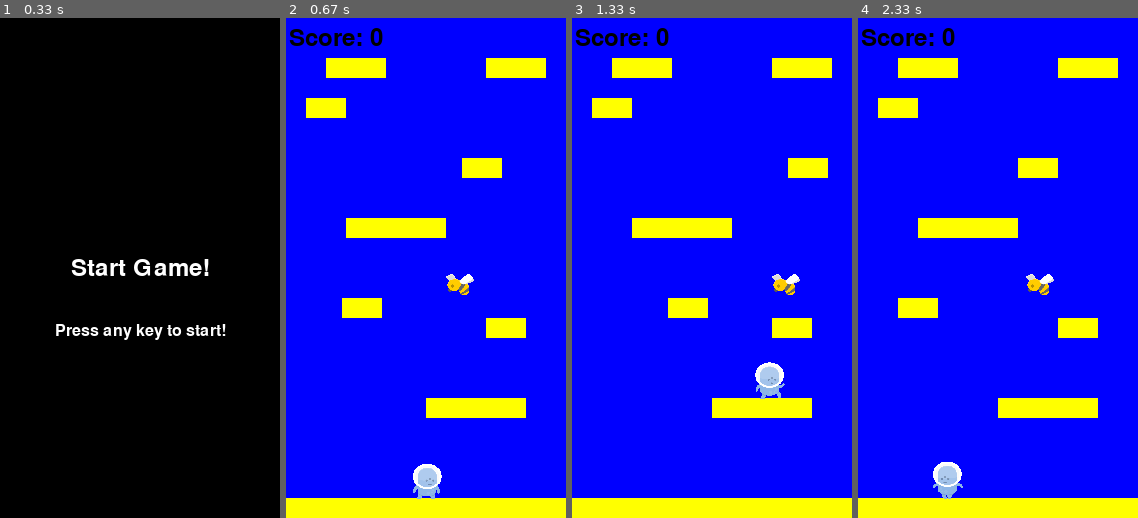
Above: before the commit, frames 1-4 (left to right).
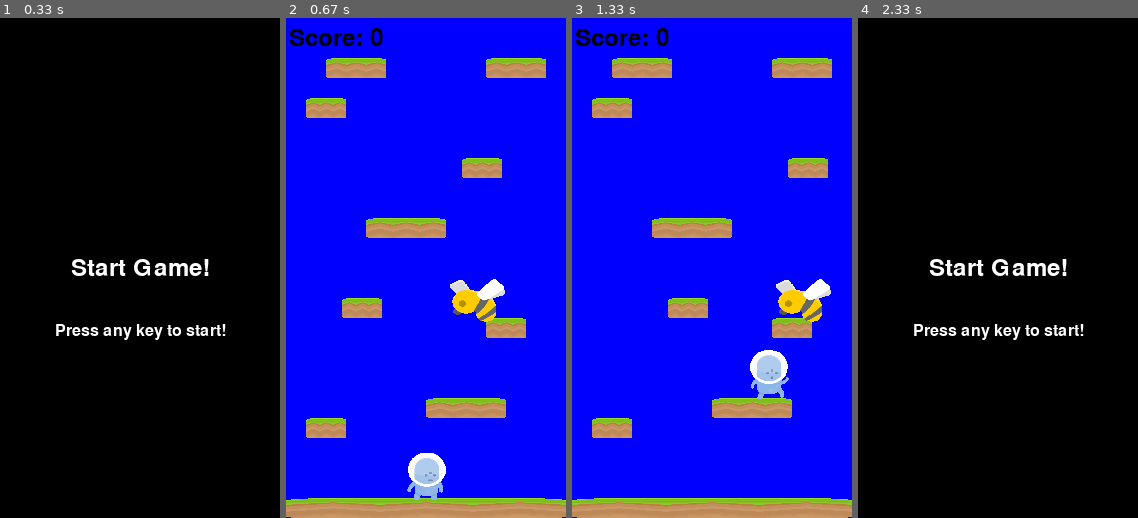
Above: after the commit, the same moments.

Repository: Calum-Johnston/pygame_2d_platformer
Game: pygame game, started from main.py
Same seed, same stepped clock (60 frames per second), same inputs: the game is played once before the commit and once after it.
Inputs:
- Up to frame 1 (0.33 s): no input
- Up to frame 2 (0.67 s): tap Enter at 0.33 s
- Up to frame 3 (1.33 s): tap Space at 0.67, 1.07 s; hold Right from 1 s (still down)
- Up to frame 4 (2.33 s): tap Space at 1.37, 1.57, 1.87, 2.07 s; release Right at 1.47 s; hold Right 1.5-1.97 s; hold Left from 2 s (still down)

Frame 1 is identical in both runs. In frame 2, 13% of the frame differs, in the area x 0-100%, y 8-100%; in frame 3, 13%; in frame 4, 100%, in the area x 0-100%, y 0-100%.

Commit message:
Fixed self.jumping to only appear when jumping is occuring

Diff:
--- a/main.py
+++ b/main.py
@@ -145,8 +145,8 @@
                         start_X  = x * 20 - 20; start_Y = y * 20 - 20
                     if(new_Section[y][0][x] == "x" and new_Section[y][0][x + 1] != "x"):
                         width_pt = (x * 20) - start_X
-                        if(newGame): self.pt = Platform(start_X, start_Y, width_pt, 20, self.player)
-                        else: self.pt = Platform(start_X, start_Y - HEIGHT, width_pt, 20, self.player)
+                        if(newGame): self.pt = Platform(start_X, start_Y, width_pt, 20, self)
+                        else: self.pt = Platform(start_X, start_Y - HEIGHT, width_pt, 20, self)
                         self.platform_sprites.add(self.pt)
                         self.object_sprites.add(self.pt)
 
@@ -168,7 +168,7 @@
             width = rd.randrange(RANDOM_WIDTH_MIN, RANDOM_WIDTH_MAX)
             x = rd.randrange(0, WIDTH - width)
             y = rd.randrange(min(closestPlatform_Distance - 130, -1), min(closestPlatform_Distance - 60, 1))  # 60 is arbitrary, 130 is based on jump height
-            pt = Platform(x, y, width, 20, self.player)
+            pt = Platform(x, y, width, 20, self)
             self.platform_sprites.add(pt)
             self.object_sprites.add(pt)
             if(x == 0):
--- a/sections/easy/easy_1.txt
+++ b/sections/easy/easy_1.txt
@@ -9,7 +9,7 @@
 #--------xx----#
 #--------------#
 #--------------#
-#---xxxxx------#
+#----xxxx------#
 #--------------#
 #--------------#
 #--------------#
@@ -18,8 +18,8 @@
 #--------------#
 #--------------#
 #--------------#
-#-------xxxxx--#
-#--------------#
+#-------xxxx---#
+#-xx-----------#
 #--------------#
 #--------------#
 #--------------#
--- a/sprites.py
+++ b/sprites.py
@@ -40,8 +40,6 @@
         self.acceleration = vec(0, 0)
 
     def update(self):
-        # Update current image of sprite
-        self.animate()
 
         # Default acceleration is 0 (x-direction) and GRAVITY (y-direction)
         self.acceleration = vec(0, PLAYER_GRAVITY)  # i.e. always accelerting downwards unless changed later
@@ -77,21 +75,11 @@
         if(self.position.x < 0):
             self.position.x = WIDTH
 
-        self.checkCollisions()
-        #Check for collison (only if moving downward)
-        if(self.velocity.y > 0):  # y's default velocity will be 0.5 after applying gravity
-            collision = pygame.sprite.spritecollide(self, self.game.platform_sprites, False)
-            if(collision):
-                self.platform = collision[0]
-                for pt in collision:
-                    if(pt.rect.bottom > self.platform.rect.bottom):
-                        self.platform = pt
-                if(self.platform.rect.bottom > self.rect.bottom):
-                    self.position.y = self.platform.rect.top + 1
-                    self.velocity.y = 0
-
         # Updates player position (keep track of bottom, since this is used in collisons)
         self.rect.midbottom = self.position
+
+        self.checkCollisions()
+        self.animate()
 
         # Update the tick count
         self.tickCount += 1
@@ -109,7 +97,7 @@
                     self.position.y = self.platform.rect.top + 1
                     self.velocity.y = 0
 
-        # Check for Mob Collision
+        # Check for ENEMY Collision
         collision = pygame.sprite.spritecollide(self, self.game.enemy_sprites, False, pygame.sprite.collide_mask)
         if(collision):
             self.game.gameinstance = False
@@ -119,7 +107,7 @@
         collision = pygame.sprite.spritecollide(self, self.game.platform_sprites, False)
         self.rect.y -= 1
         # If the player is on an object and not already in motion
-        if(collision and self.velocity.y == 0):
+        if(collision and not self.jumping):
             self.velocity.y = -13
 
     def animate(self):
@@ -173,54 +161,73 @@
             else:
                 self.walking = False
 
-        # Update jumping state
+        # Update jumping state (more complicated)
         if(self.velocity.y != 0):
             self.jumping = True
-        elif(self.velocity.y == 0.5 and len(pygame.sprite.spritecollide(self, self.game.platform_sprites, False)) == 0):
-            self.jumping = True
         else:
-            self.jumping = False
+            collisions = pygame.sprite.spritecollide(self, self.game.platform_sprites, False)
+            if(len(collisions) == 0):
+                self.jumping = True
+            else:
+                platform = collisions[0]
+                for pt in collisions:
+                    if(pt.rect.bottom > platform.rect.bottom):
+                        platform = pt
+                if(platform.rect.bottom > self.rect.bottom):
+                    self.jumping = False
+                else:
+                    self.jumping = True
 
     def loadImages(self):
+
         self.idle_frames = []
         self.walking_frames_r = []
         self.walking_frames_l = []
         self.jumping_frames = []
         self.crouching_frames = []
 
+        scaleWidth = WIDTH // 6
+        scaleHeight = HEIGHT // 6
+
         # Update idle frame
-        self.idle_frames.append(self.game.player_spritesheet.getImageAt(768, 0, 128, 256))
-        self.idle_frames.append(self.game.player_spritesheet.getImageAt(768, 768, 128, 256))
+        self.idle_frames.append(pygame.transform.scale(self.game.player_spritesheet.getImageAt(768, 0, 128, 256), (scaleWidth, scaleHeight)))
+        self.idle_frames.append(pygame.transform.scale(self.game.player_spritesheet.getImageAt(768, 768, 128, 256), (scaleWidth, scaleHeight)))
 
         # Update walking frames
-        self.walking_frames_r.append(self.game.player_spritesheet.getImageAt(640, 1280, 128, 256))
-        self.walking_frames_r.append(self.game.player_spritesheet.getImageAt(640, 1024, 128, 256))
-        self.walking_frames_l.append(pygame.transform.flip(self.game.player_spritesheet.getImageAt(640, 1280, 128, 256), True, False))
-        self.walking_frames_l.append(pygame.transform.flip(self.game.player_spritesheet.getImageAt(640, 1024, 128, 256), True, False))
+        self.walking_frames_r.append(pygame.transform.scale(self.game.player_spritesheet.getImageAt(640, 1280, 128, 256), (scaleWidth, scaleHeight)))
+        self.walking_frames_r.append(pygame.transform.scale(self.game.player_spritesheet.getImageAt(640, 1024, 128, 256), (scaleWidth, scaleHeight)))
+        self.walking_frames_l.append(pygame.transform.scale(pygame.transform.flip(self.game.player_spritesheet.getImageAt(640, 1280, 128, 256), True, False), (scaleWidth, scaleHeight)))
+        self.walking_frames_l.append(pygame.transform.scale(pygame.transform.flip(self.game.player_spritesheet.getImageAt(640, 1024, 128, 256), True, False), (scaleWidth, scaleHeight)))
 
         # Update jumping frames
-        self.jumping_frames.append(self.game.player_spritesheet.getImageAt(768, 256, 128, 256))
+        self.jumping_frames.append(pygame.transform.scale(self.game.player_spritesheet.getImageAt(768, 256, 128, 256), (scaleWidth, scaleHeight)))
 
         # Update crouching frames
-        self.crouching_frames.append(self.game.player_spritesheet.getImageAt(768, 1024, 128, 256))
+        self.crouching_frames.append(pygame.transform.scale(self.game.player_spritesheet.getImageAt(768, 1024, 128, 256), (scaleWidth, scaleHeight)))
 
 
 
 ''' PLATFORM SPRITE '''
 class Platform(pygame.sprite.Sprite):
 
-    def __init__(self, plat_X, plat_Y, plat_Width, plat_Height, player):
+    def __init__(self, plat_X, plat_Y, plat_Width, plat_Height, game):
         super().__init__()
-        # Define the image size, color, etc
-        self.image = pygame.Surface([plat_Width, plat_Height])
-        self.image.fill(YELLOW)
+
+        # Set the game instance
+        self.game = game
+
+        # Load in potential platforms
+        self.loadImages()
+
+        # Determine image
+        self.image = pygame.transform.scale(self.platform_frames[0], (plat_Width, plat_Height))
 
         # Fetch the rectangle object that has the dimensions of the image.
         self.rect = self.image.get_rect()
         self.rect.topleft = (plat_X, plat_Y)
 
-        # Define player (for use in scrolling the screen)
-        self.player = player
+        # Define the mask (for collision)
+        self.mask = pygame.mask.from_surface(self.image)
 
         # Is the platform going to be moving?
         self.movingX = False
@@ -234,6 +241,11 @@
             if(self.rect.right > WIDTH or self.rect.left < 0):
                 self.movingX_Speed= -self.movingX_Speed
             self.rect.x += self.movingX_Speed
+
+    def loadImages(self):
+        self.platform_frames = []
+        self.platform_frames.append(self.game.platform_spritesheet.getImageAt(128, 128, 128, 128)) #Full
+        #self.platform_frames.append(self.game.platform_spritesheet.getImageAt(0, 1024, 128, 128)) #Full
 
 
 
@@ -293,8 +305,11 @@
         self.walking_frames_r = []
         self.walking_frames_l = []
 
+        scaleWidth = WIDTH // 4
+        scaleHeight = HEIGHT // 8
+
         # Update walking frames
-        self.walking_frames_r.append(self.game.enemy_spritesheet.getImageAt(390, 910, 128, 128))
-        self.walking_frames_r.append(self.game.enemy_spritesheet.getImageAt(390, 650, 128, 128))
-        self.walking_frames_l.append(pygame.transform.flip(self.game.enemy_spritesheet.getImageAt(390, 910, 128, 128), True, False))
-        self.walking_frames_l.append(pygame.transform.flip(self.game.enemy_spritesheet.getImageAt(390, 650, 128, 128), True, False))
+        self.walking_frames_r.append(pygame.transform.scale(self.game.enemy_spritesheet.getImageAt(390, 910, 128, 128), (scaleWidth, scaleHeight)))
+        self.walking_frames_r.append(pygame.transform.scale(self.game.enemy_spritesheet.getImageAt(390, 650, 128, 128), (scaleWidth, scaleHeight)))
+        self.walking_frames_l.append(pygame.transform.scale(pygame.transform.flip(self.game.enemy_spritesheet.getImageAt(390, 910, 128, 128), True, False), (scaleWidth, scaleHeight)))
+        self.walking_frames_l.append(pygame.transform.scale(pygame.transform.flip(self.game.enemy_spritesheet.getImageAt(390, 650, 128, 128), True, False), (scaleWidth, scaleHeight)))
--- a/utilities.py
+++ b/utilities.py
@@ -34,9 +34,5 @@
     def getImageAt(self, x, y, width, height):
         image = pygame.Surface([width, height]).convert()
         image.blit(self.spritesheet, (0, 0), (x, y, width, height))
-        if(width == height):
-            image = pygame.transform.scale(image, (WIDTH // 8, HEIGHT // 16))
-        else:
-            image = pygame.transform.scale(image, (WIDTH // 8, HEIGHT // 8))
         image.set_colorkey(BLACK)
         return image
